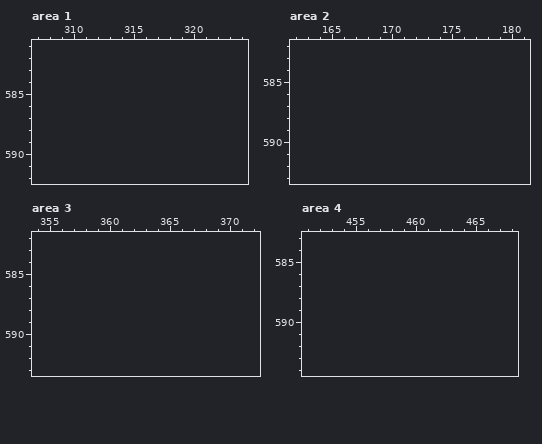
A pixel-art file gets an edit: res/textures/textures.aseprite. The picture above was drawn from the file before the commit.
624x560 pixels, 1 frame. Pixels under 10% opacity are left out. Colours within 5 levels of each other are drawn and written as one. Shown: area 1: x 307..324, y 581..592; area 2: x 162..181, y 582..593; area 3: x 354..372, y 582..593; area 4: x 451..468, y 583..594. The old version is drawn lined up with the new one, on the new canvas. The commit also changed other parts of the picture, which this record leaves out.
New version:
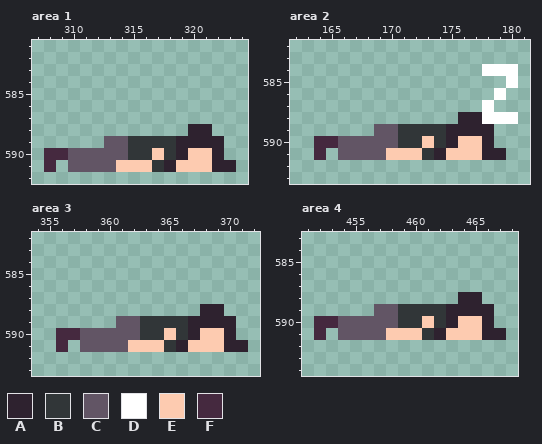
Palette (. is transparent): A #2e222f  B #313638  C #625565  D #ffffff  E #fdcbb0  F #45293f
Diff:
canvas 624x560 -> 624x608
Changed rows in their new state; - is an unchanged pixel.
Area 1:
first column x 308:
588 ------------AA--
589 -----CCBBBBAAAA-
590 FFCCCCCBBEBAEEA-
591 F-CCCCEEEBAEEEAA
Area 2:
first column x 164:
584 --------------DDD
585 ----------------D
586 ---------------D-
587 --------------D--
588 ------------AADDD
589 -----CCBBBBAAAA--
590 FFCCCCCBBEBAEEA--
591 F-CCCCEEEBAEEEAA-
Area 3:
first column x 356:
588 ------------AA--
589 -----CCBBBBAAAA-
590 FFCCCCCBBEBAEEA-
591 F-CCCCEEEBAEEEAA
Area 4:
first column x 452:
588 ------------AA--
589 -----CCBBBBAAAA-
590 FFCCCCCBBEBAEEA-
591 F-CCCCEEEBAEEEAA
